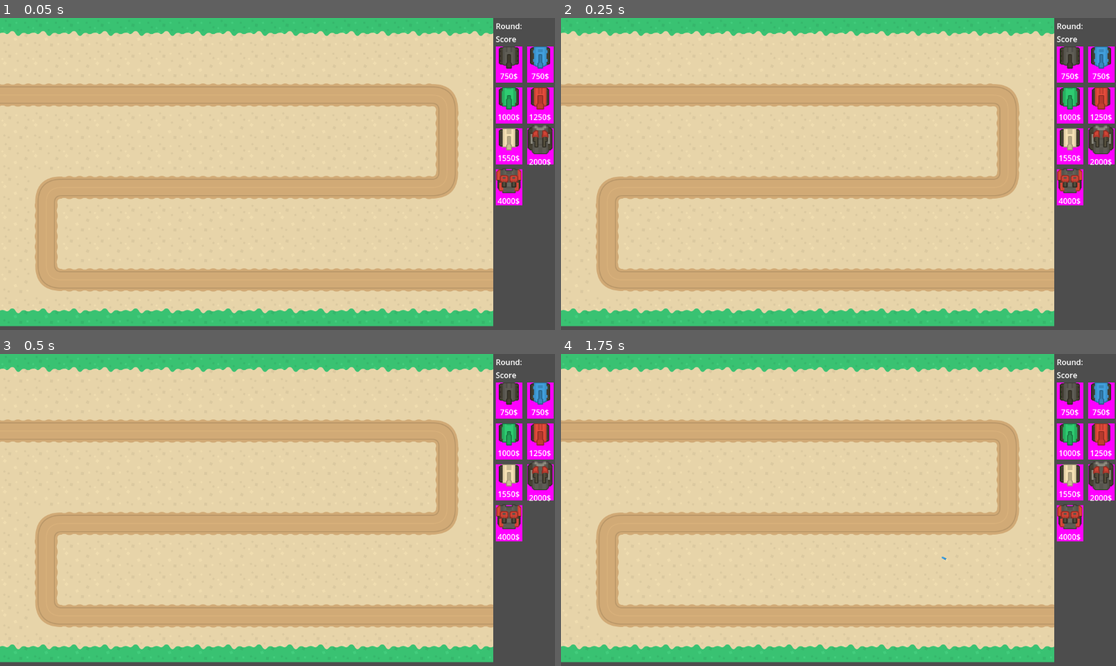
Above: before the commit, frames 1-4 (two rows, left to right).
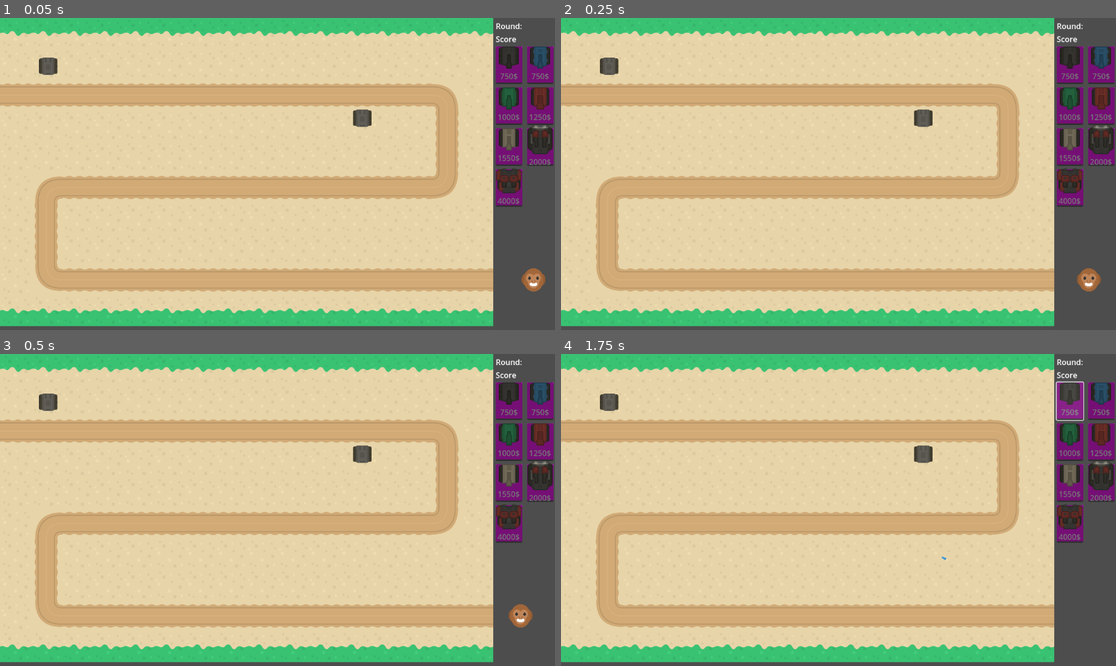
Above: after the commit, the same moments.

Repository: kammererlara/att2-game_development-tower_defense
Game: Godot game, scene res://gameUi.tscn
Same seed, same stepped clock (60 frames per second), same inputs: the game is played once before the commit and once after it.
Inputs (mouse positions are in pixels of both pictures, inside the frame that each line leads up to):
- Up to frame 1 (0.05 s): no input
- Up to frame 2 (0.25 s): no input
- Up to frame 3 (0.5 s): no input
- Up to frame 4 (1.75 s): click (1071, 400) at 0.52 s; click (1071, 400) at 1.27 s

The runs differ from the first frame. In frame 1, 4.3% of the frame differs, in the area x 7-100%, y 9-88%; in frame 2, 4.3%; in frame 3, 4.3%; in frame 4, 4.0%.

Commit message:
make tanks in the sidemenu buttons

Diff:
--- a/blackTankPanel.tscn
+++ b/blackTankPanel.tscn
@@ -25,3 +25,8 @@
 layout_mode = 2
 text = "750$"
 horizontal_alignment = 1
+
+[node name="Button" type="Button" parent="."]
+layout_mode = 0
+offset_right = 55.0
+offset_bottom = 78.0
--- a/gameUi.tscn
+++ b/gameUi.tscn
@@ -18,7 +18,7 @@
 [ext_resource type="Texture2D" uid="uid://dtmb8agf1lyrf" path="res://Assets/Tiles/tileGrass_transitionN.png" id="16_jq8a3"]
 
 [sub_resource type="RectangleShape2D" id="RectangleShape2D_vo25w"]
-size = Vector2(38.4, 21.6)
+size = Vector2(34.1333, 21.6)
 
 [sub_resource type="Curve2D" id="Curve2D_vo25w"]
 _data = {
@@ -30,48 +30,6 @@
 layout_mode = 3
 anchors_preset = 0
 
-[node name="Game" parent="." instance=ExtResource("1_exulw")]
-script = ExtResource("2_vo25w")
-
-[node name="Map" type="TileMapLayer" parent="Game"]
-
-[node name="Tower" parent="Game" instance=ExtResource("2_bpjuw")]
-visible = false
-position = Vector2(752, 208)
-
-[node name="BulletBlue" parent="Game" instance=ExtResource("3_pptqa")]
-visible = false
-position = Vector2(-392, -144)
-
-[node name="Map2" type="TileMap" parent="Game"]
-format = 2
-
-[node name="Map3" type="Area2D" parent="Game"]
-position = Vector2(808, -448)
-scale = Vector2(30, 30)
-
-[node name="CollisionShape2D" type="CollisionShape2D" parent="Game/Map3"]
-visible = false
-position = Vector2(-7.73333, 25.7333)
-shape = SubResource("RectangleShape2D_vo25w")
-
-[node name="Path2D" type="Path2D" parent="Game/Map3"]
-position = Vector2(-26.9333, 14.9333)
-scale = Vector2(0.0297777, 0.0333333)
-curve = SubResource("Curve2D_vo25w")
-
-[node name="PathFollow2D" type="PathFollow2D" parent="Game/Map3/Path2D"]
-position = Vector2(1110.45, 544.002)
-rotation = 3.14159
-
-[node name="Tower2" parent="Game" instance=ExtResource("2_bpjuw")]
-visible = false
-position = Vector2(752, 208)
-
-[node name="Monkey" parent="Game" instance=ExtResource("4_w4b7g")]
-visible = false
-script = ExtResource("5_pptqa")
-
 [node name="Container" parent="." instance=ExtResource("7_8j1l6")]
 layout_mode = 0
 offset_left = 1024.0
@@ -727,3 +685,40 @@
 [node name="TileGrassTransitionN17" type="Sprite2D" parent="Old map"]
 position = Vector2(992, 608)
 texture = ExtResource("16_jq8a3")
+
+[node name="Game" parent="." instance=ExtResource("1_exulw")]
+script = ExtResource("2_vo25w")
+
+[node name="Map" type="TileMapLayer" parent="Game"]
+
+[node name="Tower" parent="Game" instance=ExtResource("2_bpjuw")]
+position = Vector2(752, 208)
+
+[node name="BulletBlue" parent="Game" instance=ExtResource("3_pptqa")]
+position = Vector2(-392, -144)
+
+[node name="Map2" type="TileMap" parent="Game"]
+format = 2
+
+[node name="Map3" type="Area2D" parent="Game"]
+position = Vector2(808, -448)
+scale = Vector2(30, 30)
+
+[node name="CollisionShape2D" type="CollisionShape2D" parent="Game/Map3"]
+position = Vector2(-9.86666, 25.7333)
+shape = SubResource("RectangleShape2D_vo25w")
+
+[node name="Path2D" type="Path2D" parent="Game/Map3"]
+position = Vector2(-26.9333, 14.9333)
+scale = Vector2(0.0297777, 0.0333333)
+curve = SubResource("Curve2D_vo25w")
+
+[node name="PathFollow2D" type="PathFollow2D" parent="Game/Map3/Path2D"]
+position = Vector2(1110.45, 544.002)
+rotation = 3.14159
+
+[node name="Tower2" parent="Game" instance=ExtResource("2_bpjuw")]
+position = Vector2(752, 208)
+
+[node name="Monkey" parent="Game" instance=ExtResource("4_w4b7g")]
+script = ExtResource("5_pptqa")
